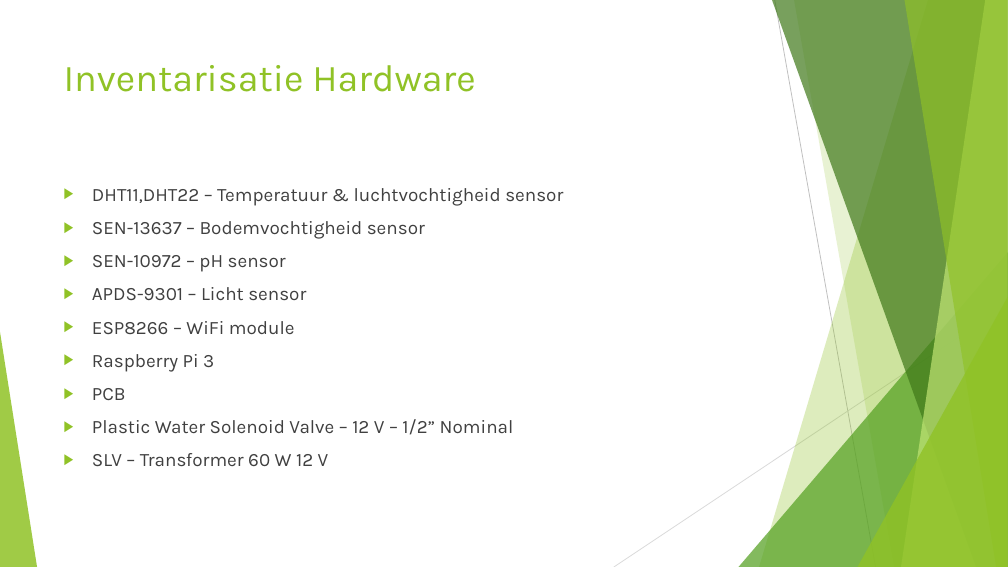
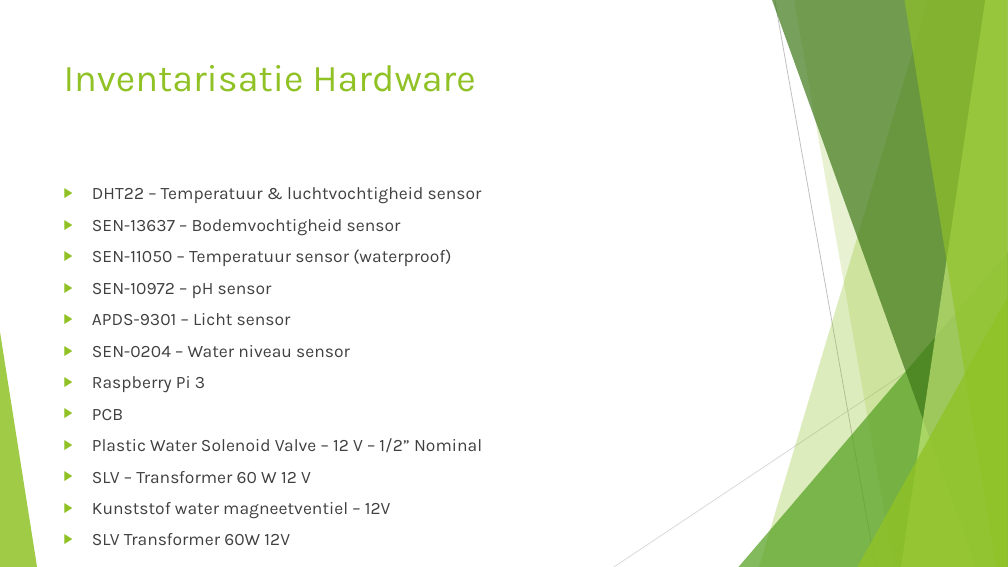
Before and after one commit to AP-IT-GH/iot18-lf2, a slide deck: slide 4 of doc/Lab Farm presentatie.pptx. Drawn at 1008x567 pixels with LibreOffice and Linux fonts; fonts in the diff are those of the drawing. Boxes give left, top, right and bottom in pixels: in the first picture for what was removed or moved away, otherwise in the second. Text is boxed around its words. In the diff, an @@ line names an element or a change of style, - is before the commit and + after.

```diff
--- a/doc/Lab Farm presentatie.pptx
+++ b/doc/Lab Farm presentatie.pptx
@@ text at (92,187,482,204): text changed; size 18 to 16.6 pt @@
-▶ DHT11,DHT22 – Temperatuur & luchtvochtigheid sensor
+▶ DHT22 – Temperatuur & luchtvochtigheid sensor
@@ text at (92,219,482,483): size 18 to 16.6 pt in "SEN-13637 – Bodemvochtigheid sensor", "SEN-10972 – pH sensor", "APDS-9301 – Licht sensor", "Raspberry Pi 3" and 3 more places @@
@@ text at (92,249,451,266): paragraph added @@
+▶ SEN-11050 – Temperatuur sensor (waterproof)
@@ text at (92,345,350,357): text changed; size 18 to 16.6 pt @@
-▶ ESP8266 – WiFi module
+▶ SEN-0204 – Water niveau sensor
@@ text at (92,502,391,545): paragraphs added @@
+▶ Kunststof water magneetventiel – 12V
+▶ SLV Transformer 60W 12V
```
Also in this commit, not shown: 3 other slides changed, 1 slide added, 2 slides removed, 1 other file.
